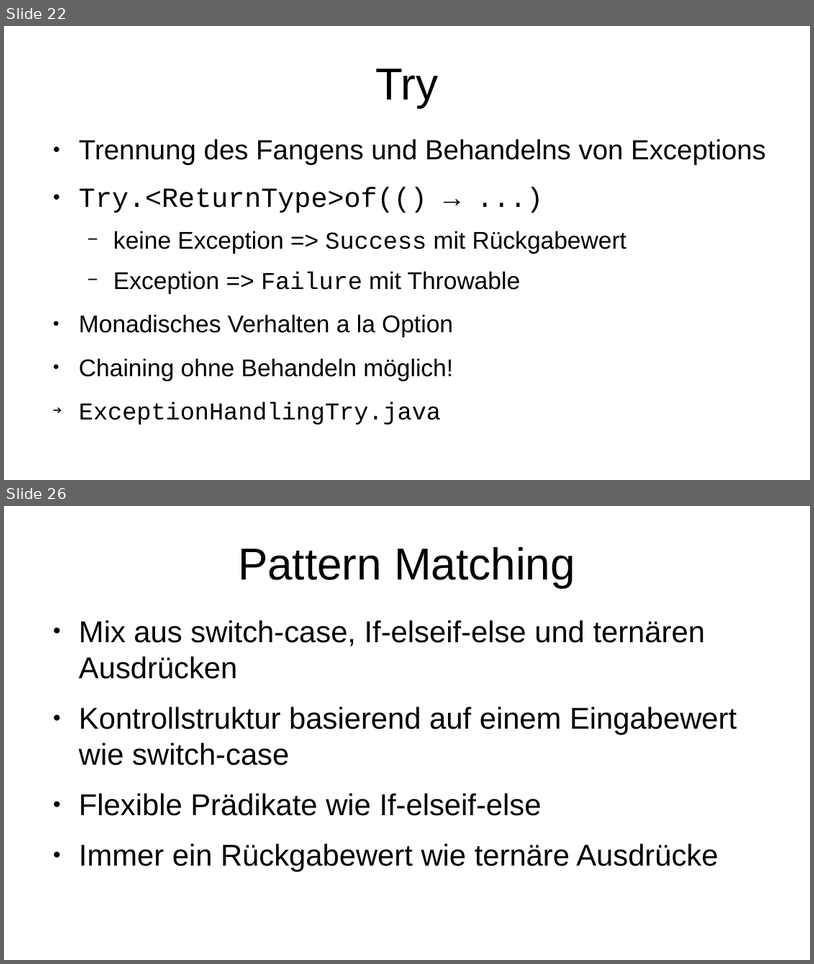
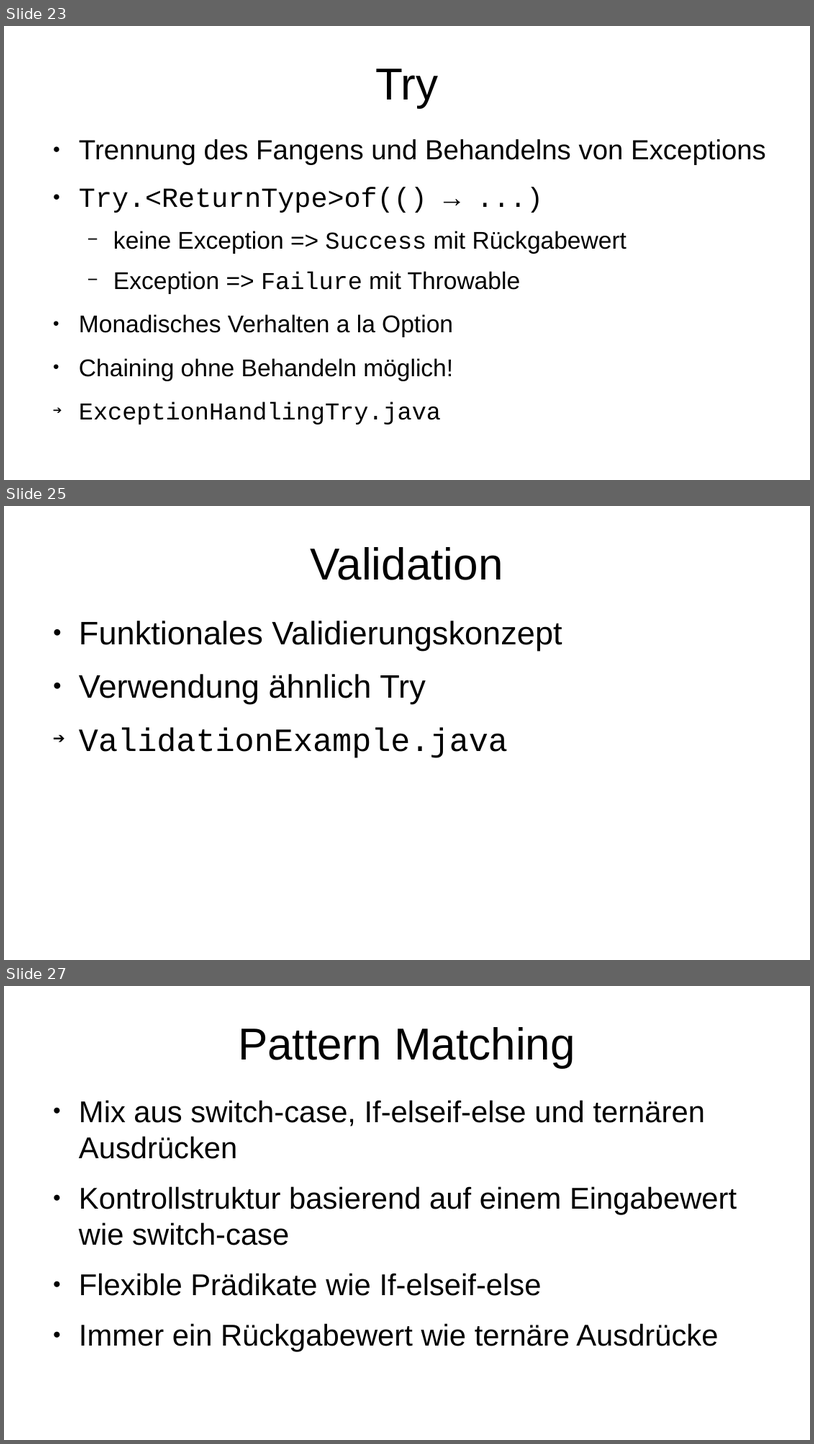
Before and after one commit to p3et/vavr-demo, a slide deck: coffee talk.odp. Shown one above the other, each under a label of ours: slides 22 and 26 before the commit, slides 23, 25 and 27 after it; the slides between them are not shown. The pictures are 814x964 and 814x1444 pixels, drawn with LibreOffice and Linux fonts; fonts in the diff are those of the drawing. Boxes give left, top, right and bottom in pixels: in the first picture for what was removed or moved away, otherwise in the second. Text is boxed around its words. In the diff, an @@ line names an element or a change of style, - is before the commit and + after.

Commit message:
validation

```diff
--- a/coffee talk.odp
+++ b/coffee talk.odp
@@ slide 25 added at bbox=[4, 506, 810, 960], background #FFFFFF @@
@@ title added at bbox=[311, 547, 504, 580], 44 pt, text #000000 @@
+Validation
@@ text added at bbox=[79, 620, 562, 758], 32 pt, text #000000 @@
+● Funktionales Validierungskonzept
+● Verwendung ähnlich Try
+➔ ValidationExample.java
@@ what was slide 22 is now slide 23 @@
@@ what was slide 26 is now slide 27 @@
```
Also in this commit, not shown: 10 slides changed, 12 other slides added, 1 other file.
